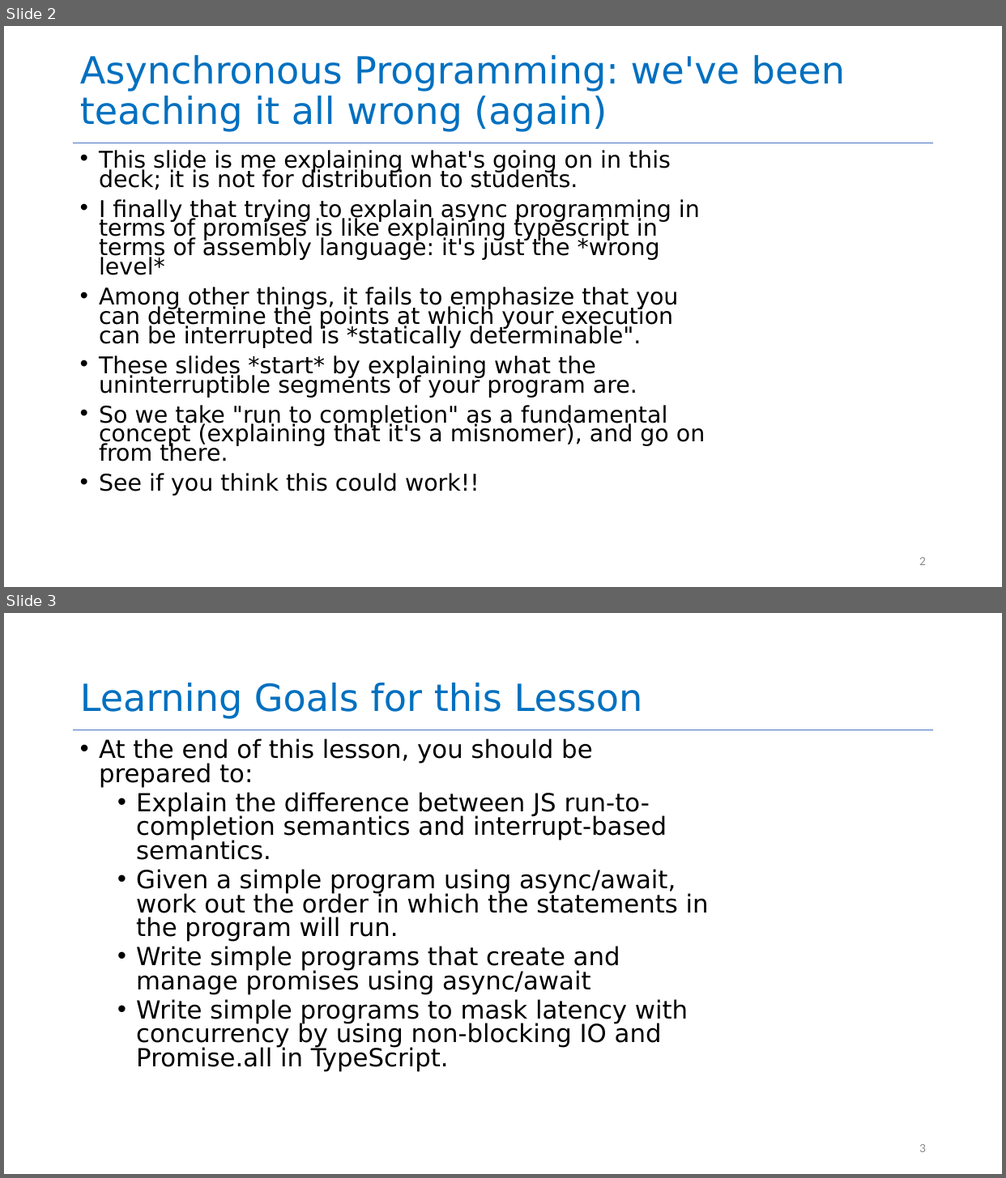
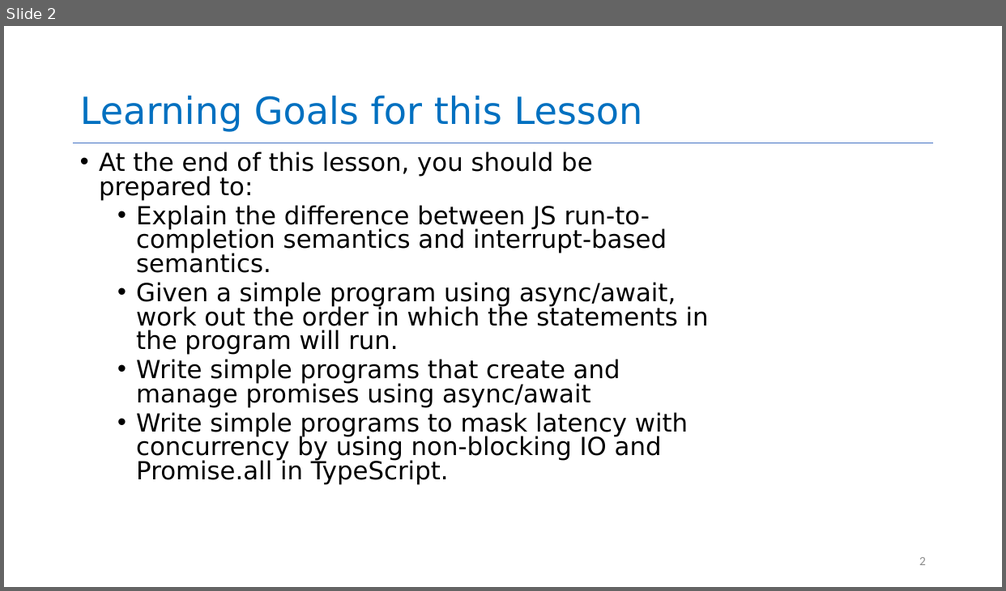
Before and after one commit to yashburshe/CS4530-Fall-2025, a slide deck: Slides/Module 06 Concurrency Patterns in Typescript.pptx. Shown one above the other, each under a label of ours: slides 2 and 3 before the commit, slide 2 after it. The pictures are 1006x1178 and 1006x591 pixels, drawn with LibreOffice and Linux fonts; fonts in the diff are those of the drawing. Boxes give left, top, right and bottom in pixels: in the first picture for what was removed or moved away, otherwise in the second. Text is boxed around its words. In the diff, an @@ line names an element or a change of style, - is before the commit and + after.

```diff
--- a/Slides/Module 06 Concurrency Patterns in Typescript.pptx
+++ b/Slides/Module 06 Concurrency Patterns in Typescript.pptx
@@ slide 2 removed at (4,26,1002,587), background #FFFFFF; not listed: 1 template element that a slide beside it also shows @@
@@ title removed at (80,55,845,132) @@
-Asynchronous Programming: we've been teaching it all wrong (again)
@@ text removed at (99,150,705,496) @@
-• This slide is me explaining what's going on in this deck; it is not for distribution to students.
-• I finally that trying to explain async programming in terms of promises is like explaining typescript in terms of assembly language: it's just the *wrong level*
-• Among other things, it fails to emphasize that you can determine the points at which your execution can be interrupted is *statically determinable".
-• These slides *start* by explaining what the uninterruptible segments of your program are.
-• So we take "run to completion" as a fundamental concept (explaining that it's a misnomer), and go on from there.
-• See if you think this could work!!
@@ page number removed at (919,557,926,565) @@
-2
@@ what was slide 3 is now slide 2 @@
@@ page number at (919,557,926,565): text changed @@
-3
+2
```
Also in this commit, not shown: 2 slides changed, 1 other file.
